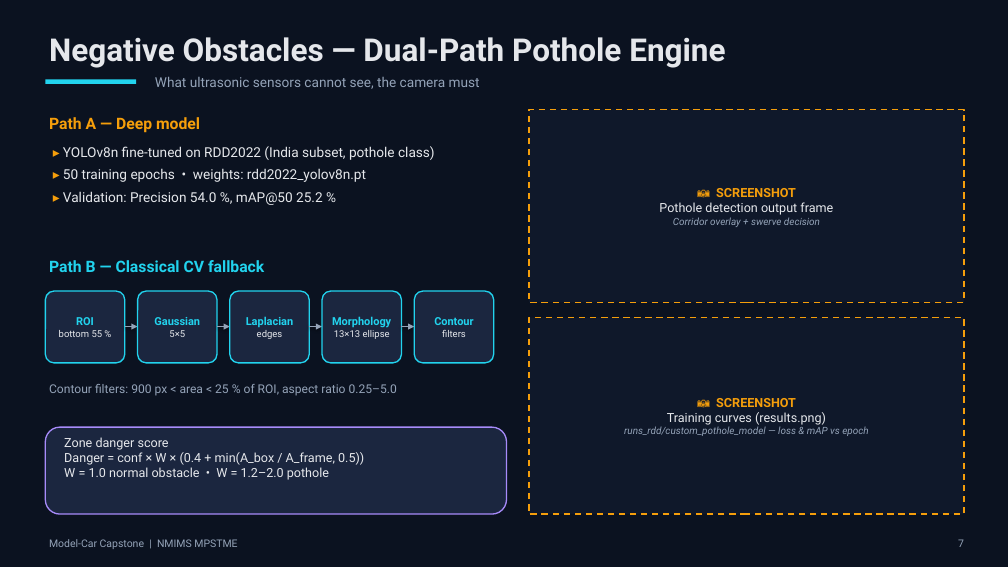
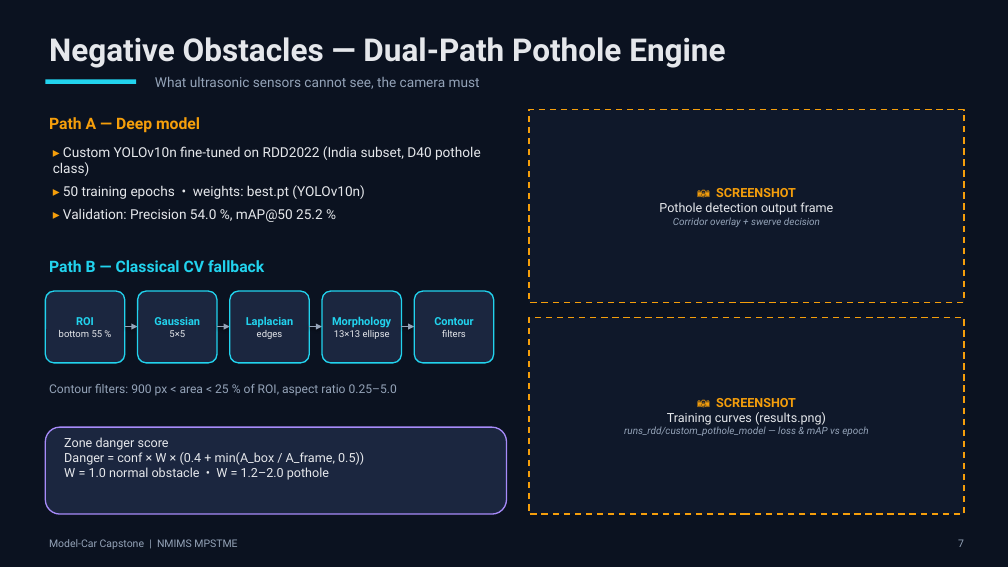
Before and after one commit to menonkrishna57/model-car-capstone, a slide deck: slide 7 of docs/reports/capstone_presentation_base.pptx. Drawn at 1008x567 pixels with LibreOffice and Linux fonts; fonts in the diff are those of the drawing. Boxes give left, top, right and bottom in pixels: in the first picture for what was removed or moved away, otherwise in the second. Text is boxed around its words. In the diff, an @@ line names an element or a change of style, - is before the commit and + after.

Commit message:
feat: add live evaluation demo suite, edge benchmarking, and review presentation materials
- Add demo_live.py with unified YOLOv10n obstacle detection and high-recall pothole avoidance
- Add dedicated demo_pothole_live.py and demo_yolov10_live.py standalone evaluation scripts
- Add benchmark.py multi-runtime edge benchmarking suite (PyTorch, NCNN, ONNX, OpenVINO)
- Update capstone presentation (.pptx) with real training curves, perception HUDs, and YOLOv10n telemetry
- Reorganize presentation generator tools into tools/presentation/
- Add slide screenshots to docs/reports/screenshots/ and update .gitignore

```diff
--- a/docs/reports/capstone_presentation_base.pptx
+++ b/docs/reports/capstone_presentation_base.pptx
@@ text at (x1=53, y1=146, x2=481, y2=199): text changed @@
-▸ YOLOv8n fine-tuned on RDD2022 (India subset, pothole class)
-▸ 50 training epochs • weights: rdd2022_yolov8n.pt
+▸ Custom YOLOv10n fine-tuned on RDD2022 (India subset, D40 pothole class)
+▸ 50 training epochs • weights: best.pt (YOLOv10n)
```
Also in this commit, not shown: 4 other slides changed, 18 other files.
